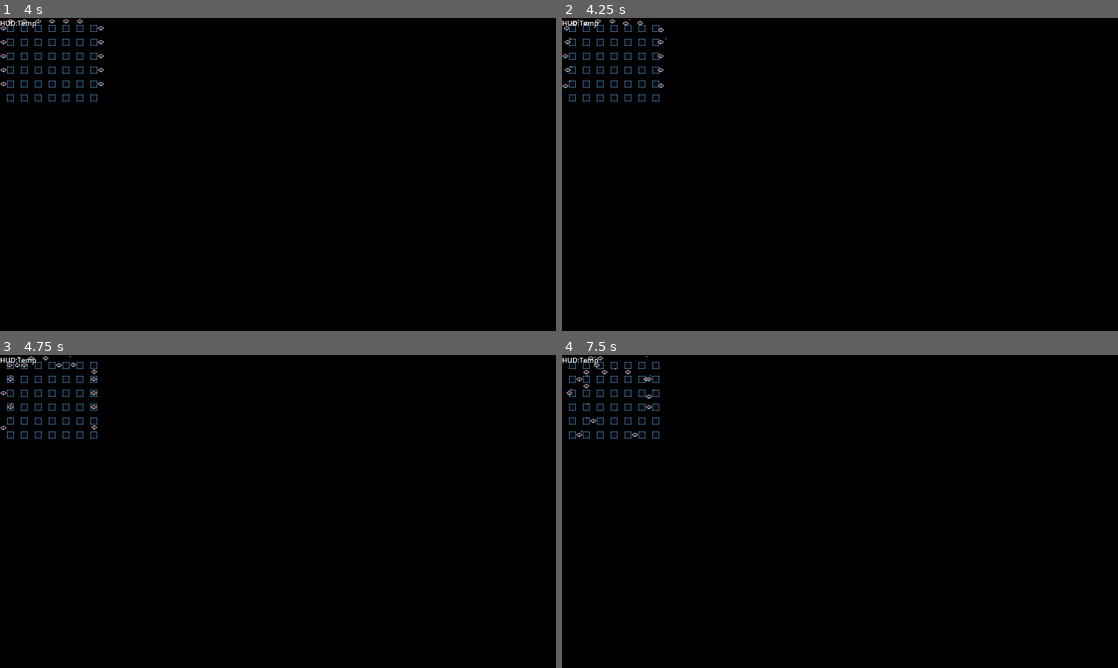
Above: before the commit, frames 1-4 (two rows, left to right).
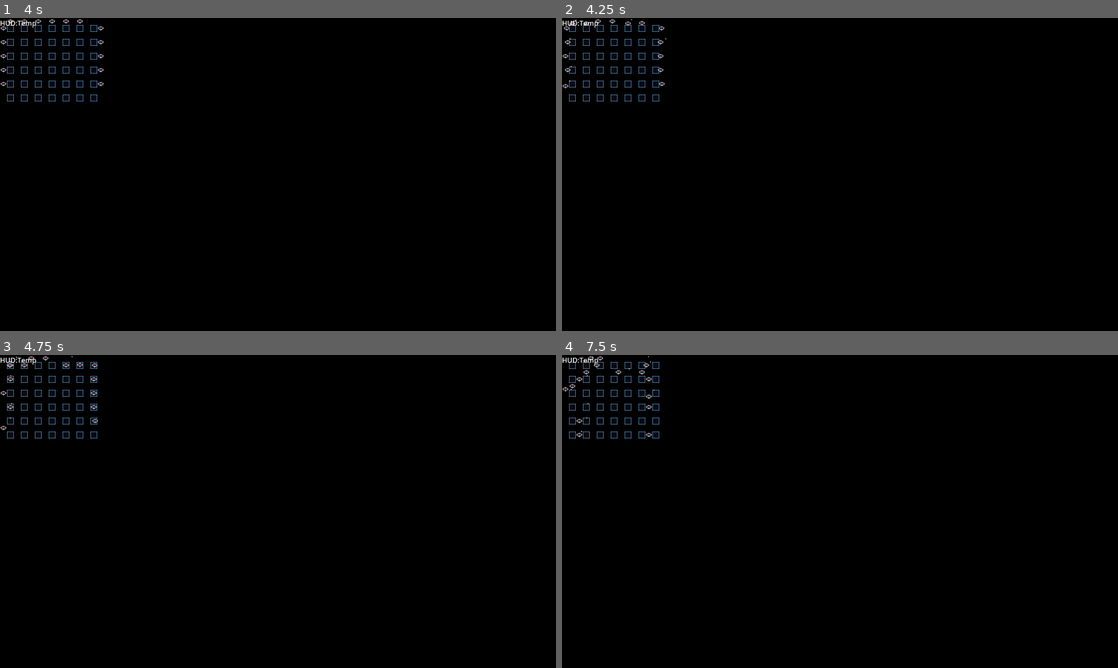
Above: after the commit, the same moments.

Repository: shoggoth/Crossfire
Game: Godot game, scene res://scene/world.tscn
Two runs of this game, one before a commit and one after it. Both use one fixed random seed, a clock stepped at 60 frames per second and the inputs below. The project has no main scene, so this scene is started directly.
Inputs:
- Up to frame 1 (4 s): tap Enter (fire) at 0.5, 1.35, 2.85 s; hold D (right) 0.53-1.28 s; tap Shift (bomb) at 0.6, 2.1, 3.6 s; hold S (down) 1.28-2.03 s; hold D (right) 2.03-2.78 s; hold W (up) 2.78-3.53 s; tap Space at 3.5 s; hold A (left) from 3.53 s (still down)
- Up to frame 2 (4.25 s): keep holding A (left)
- Up to frame 3 (4.75 s): keep holding A (left); tap Enter (fire) at 4.35 s
- Up to frame 4 (7.5 s): release A (left) at 5.03 s; hold S (down) 5.03-5.78 s; tap Shift (bomb) at 5.1, 6.6 s; hold D (right) 5.78-6.53 s; tap Enter (fire) at 5.85, 7.35 s; hold W (up) 6.53-7.28 s; hold D (right) from 7.28 s (still down)

Frame 1 is identical in both runs. In frame 2, less than 0.1% of the frame differs, in the area x 1-19%, y 0-23%; in frame 3, 0.1%; in frame 4, 0.2%, in the area x 0-17%, y 0-27%.

Commit message:
Fix quantisation

Diff:
--- a/src/component/grid_move.gd
+++ b/src/component/grid_move.gd
@@ -15,10 +15,10 @@
 
 func move(node: Node2D, direction: Vector2):
 	if direction && !move_tween:
+		if quantise_direction: direction = Global.quantise(direction)
 		var m = node.position + direction * grid_size
 		if !is_in_grid_limits(m): return
 		move_tween = create_tween()
-		if quantise_direction: direction = Global.quantise(direction)
 		move_tween.tween_property(node, "position", m, speed)
 		move_tween.tween_callback(stop)
 
